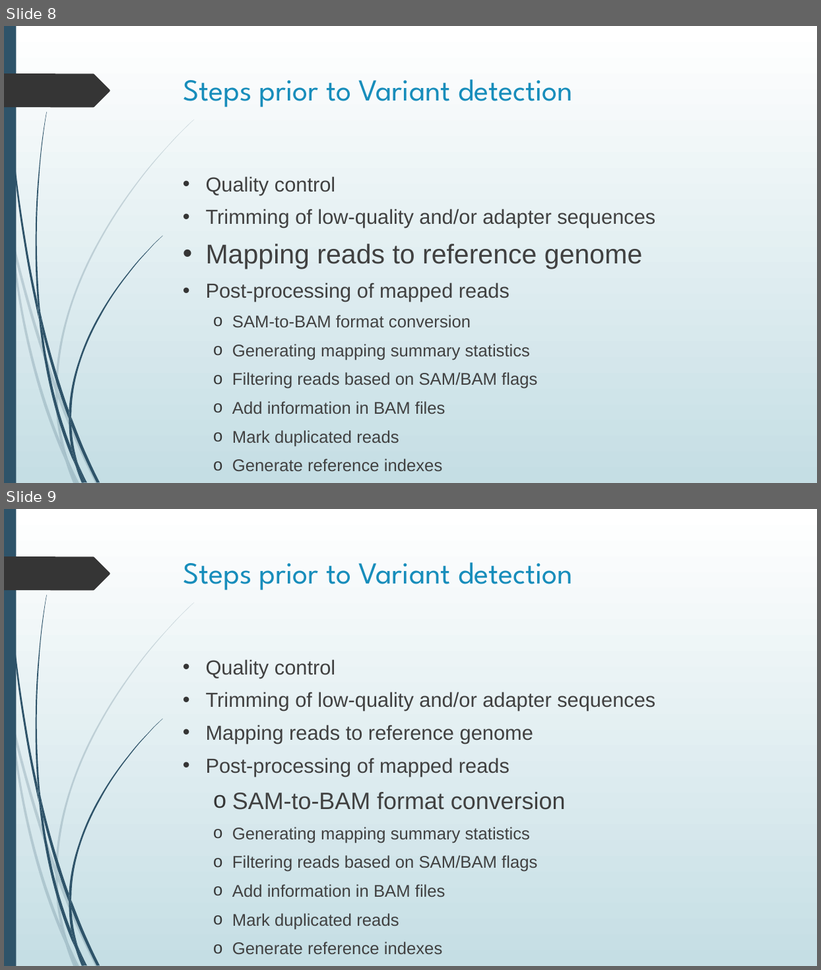
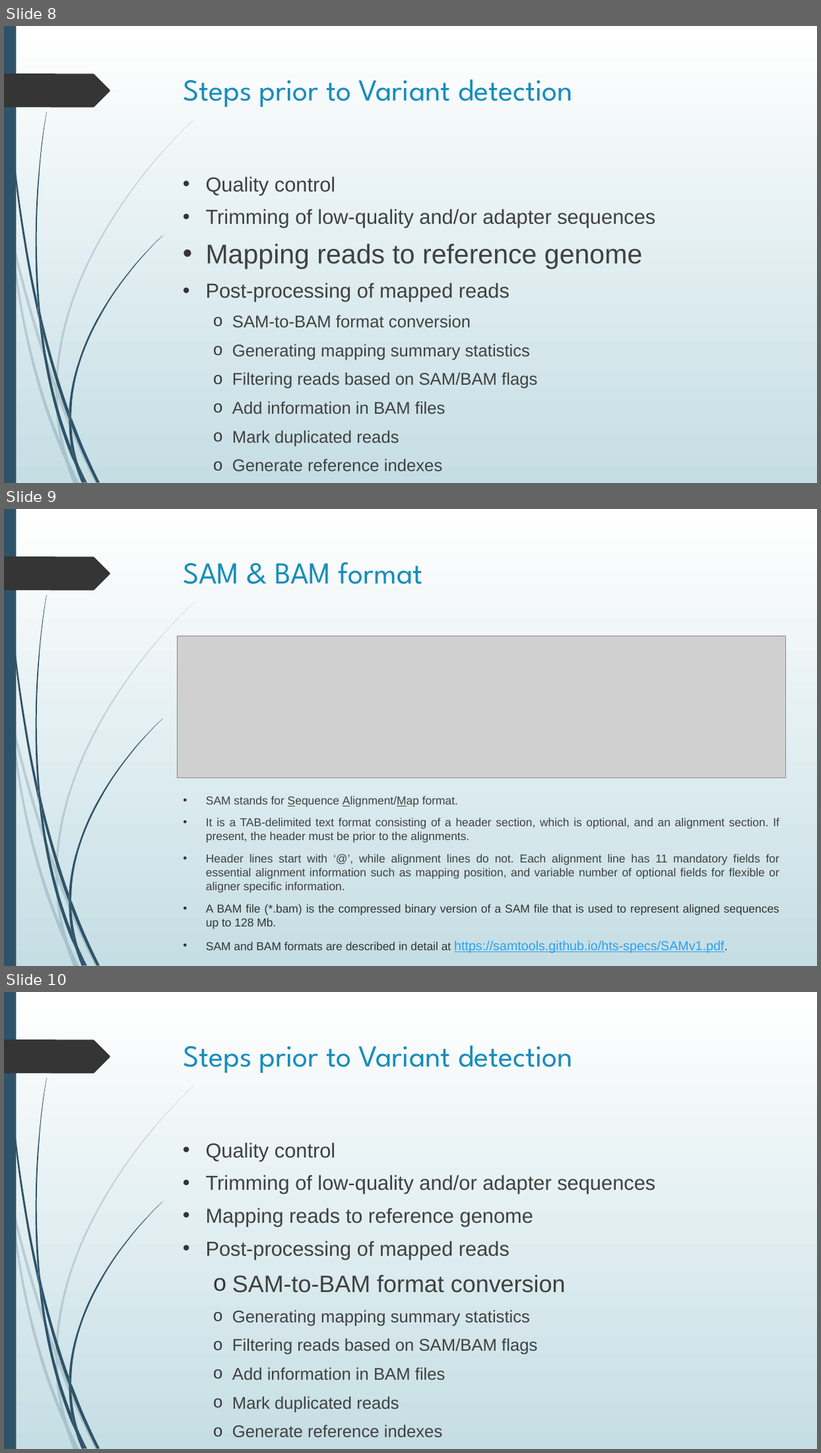
Before and after one commit to BiodataAnalysisGroup/IMGGE-WES-WGS-data-analysis-workshop, a slide deck: day 1/germline_variant_calling_slides.pptx. Shown one above the other, each under a label of ours: slides 8 and 9 before the commit, slides 8, 9 and 10 after it. The pictures are 821x970 and 821x1453 pixels, drawn with LibreOffice and Linux fonts; fonts in the diff are those of the drawing; grey boxes stand for pictures. Boxes give left, top, right and bottom in pixels: in the first picture for what was removed or moved away, otherwise in the second. Text is boxed around its words. In the diff, an @@ line names an element or a change of style, - is before the commit and + after.

```diff
--- a/day 1/germline_variant_calling_slides.pptx
+++ b/day 1/germline_variant_calling_slides.pptx
@@ slide 9 added at [4, 509, 817, 966], background gradient #FFFFFF to #C5DEE5; not listed: 24 template elements that a slide beside it also shows @@
@@ title added at [183, 562, 423, 584], 36 pt, text #178DBB @@
+SAM & BAM format
@@ picture added at [177, 636, 786, 778] @@
@@ text added at [206, 796, 780, 953], 13.6 pt, text #404040 @@
+• SAM stands for Sequence Alignment/Map format.
+• It is a TAB-delimited text format consisting of a header section, which is optional, and an alignment section. If present, the header must be prior to the alignments.
+• Header lines start with ‘@’, while alignment lines do not. Each alignment line has 11 mandatory fields for essential alignment information such as mapping position, and variable number of optional fields for flexible or aligner specific information.
+• A BAM file (*.bam) is the compressed binary version of a SAM file that is used to represent aligned sequences up to 128 Mb.
+• SAM and BAM formats are described in detail at https://samtools.github.io/hts-specs/SAMv1.pdf.
@@ what was slide 9 is now slide 10 @@
```
Also in this commit, not shown: 2 slides changed, 5 other slides added.
